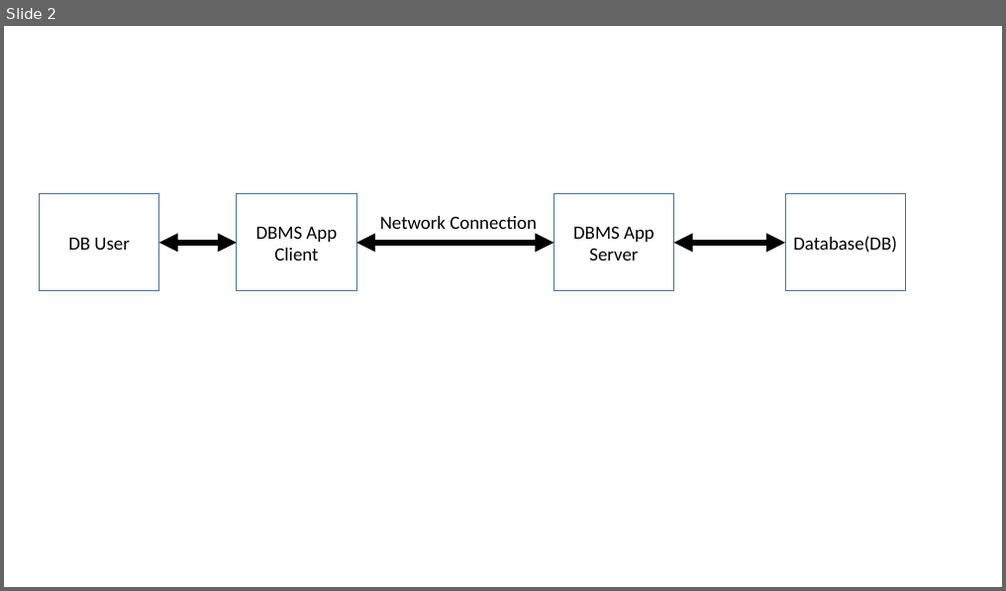
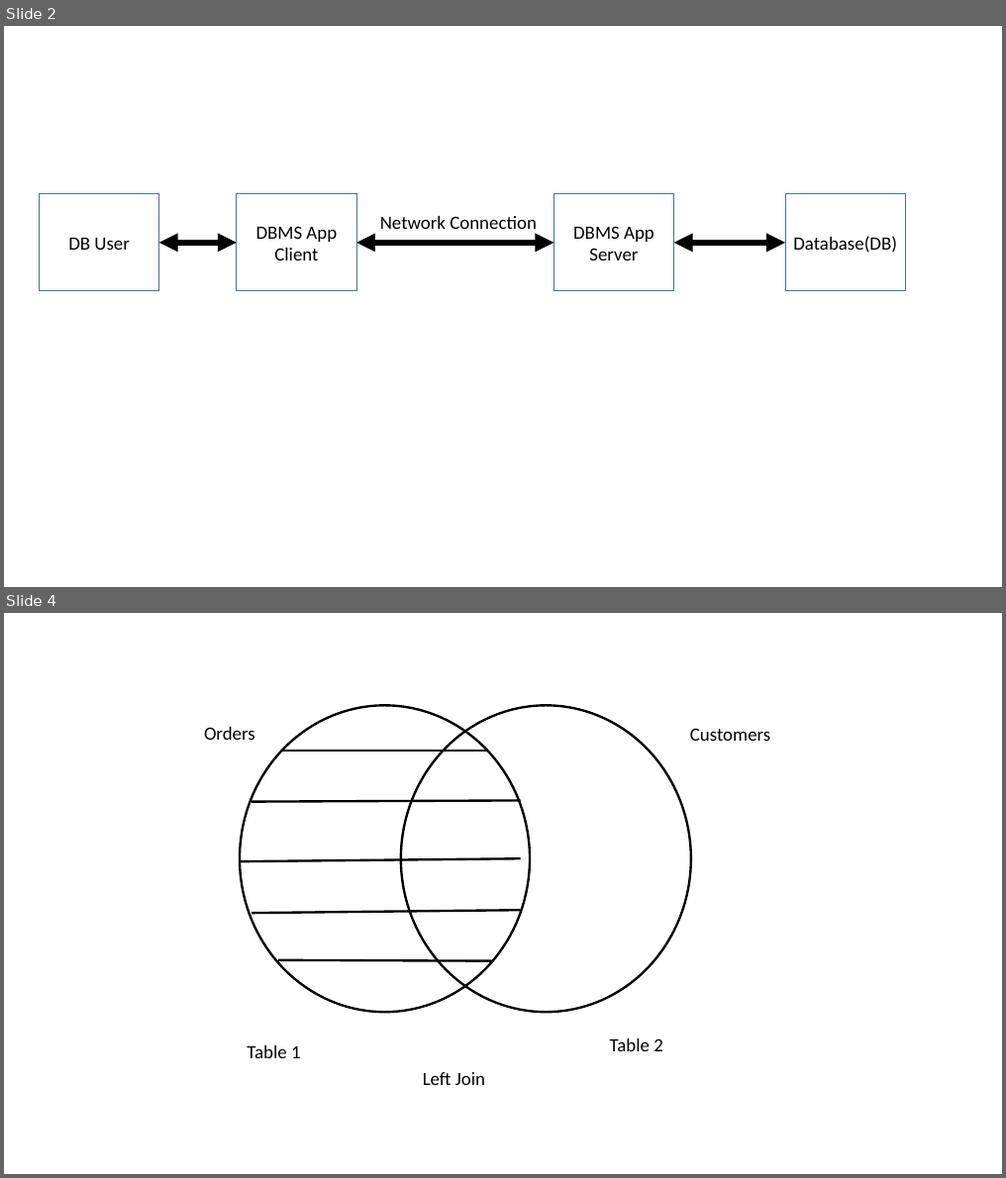
Before and after one commit to debiprasadmishra50/MySQL-Practice, a slide deck: MySQL.pptx. Shown one above the other, each under a label of ours: slide 2 before the commit, slides 2 and 4 after it; the slides between them are not shown. The pictures are 1006x591 and 1006x1178 pixels, drawn with LibreOffice and Linux fonts; fonts in the diff are those of the drawing. Boxes give left, top, right and bottom in pixels: in the first picture for what was removed or moved away, otherwise in the second. Text is boxed around its words. In the diff, an @@ line names an element or a change of style, - is before the commit and + after.

```diff
--- a/MySQL.pptx
+++ b/MySQL.pptx
@@ slide 4 added at [4, 613, 1002, 1174], background #FFFFFF @@
@@ text added at [204, 727, 255, 740], 18 pt, text #000000 @@
+Orders
@@ ellipse added at [240, 705, 531, 1012], outline #000000 2.25 pt @@
@@ ellipse added at [401, 705, 691, 1012], outline #000000 2.25 pt @@
@@ text added at [690, 728, 770, 741], 18 pt, text #000000 @@
+Customers
@@ line added from (282, 750) to (487, 750), #000000 2.25 pt @@
@@ line added from (252, 802) to (521, 801), #000000 2.25 pt @@
@@ line added from (240, 861) to (521, 859), #000000 2.25 pt @@
@@ line added from (252, 913) to (521, 910), #000000 2.25 pt @@
@@ line added from (278, 960) to (494, 961), #000000 2.25 pt @@
@@ text added at [247, 1046, 301, 1059], 18 pt, text #000000 @@
+Table 1
@@ text added at [610, 1039, 663, 1052], 18 pt, text #000000 @@
+Table 2
@@ text added at [423, 1072, 485, 1085], 18 pt, text #000000 @@
+Left Join
```
Also in this commit, not shown: 2 other slides added, 2 other files.
